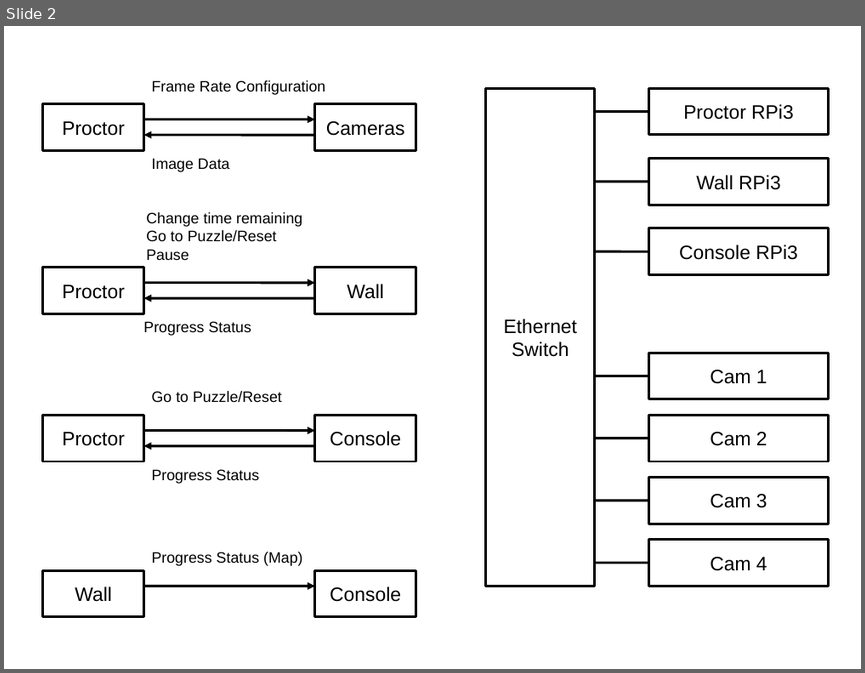
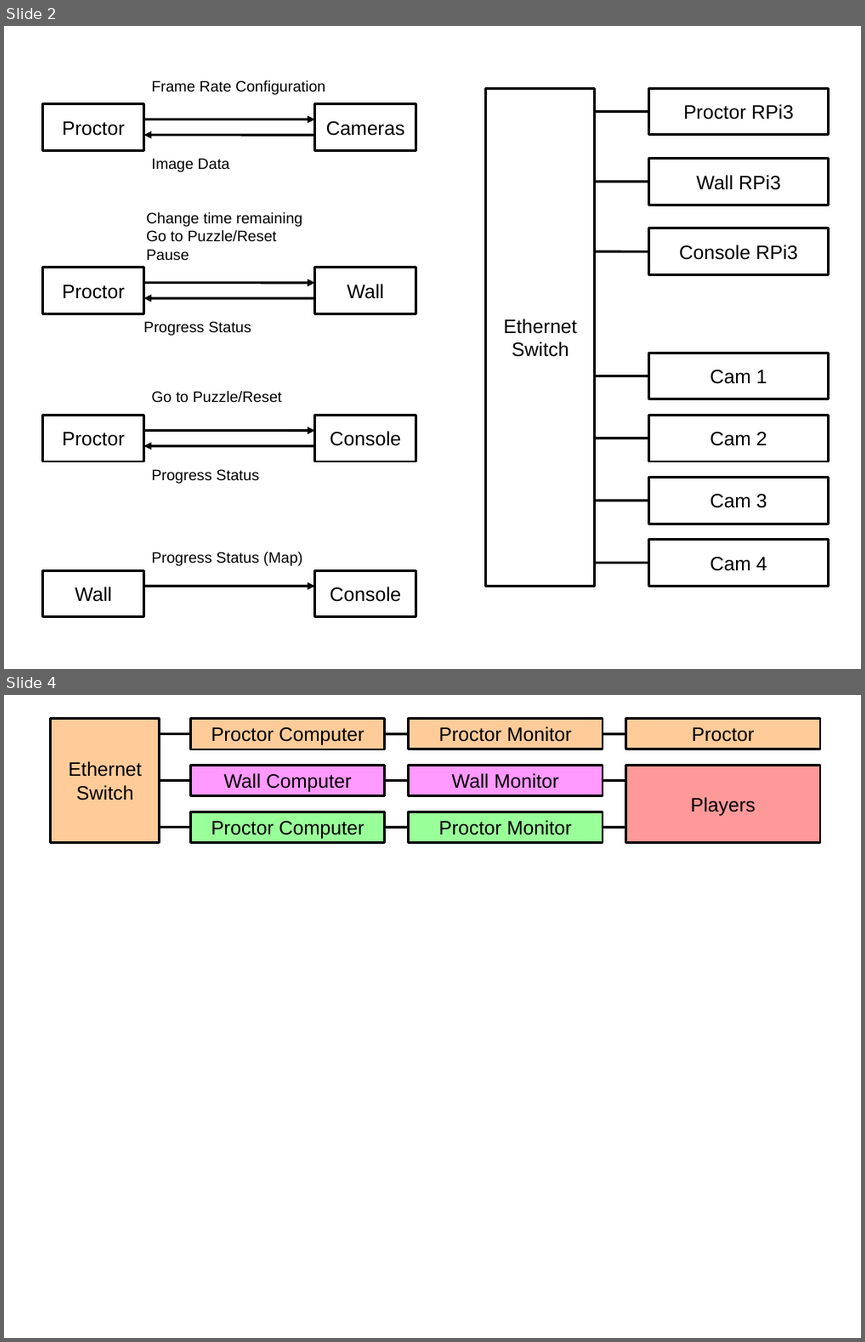
Before and after one commit to scottalmond/EscapeRoom, a slide deck: resources/IMPLEMENTATION.odp. Shown one above the other, each under a label of ours: slide 2 before the commit, slides 2 and 4 after it; the slides between them are not shown. The pictures are 865x673 and 865x1342 pixels, drawn with LibreOffice and Linux fonts; fonts in the diff are those of the drawing. Boxes give left, top, right and bottom in pixels: in the first picture for what was removed or moved away, otherwise in the second. Text is boxed around its words. In the diff, an @@ line names an element or a change of style, - is before the commit and + after.

```diff
--- a/resources/IMPLEMENTATION.odp
+++ b/resources/IMPLEMENTATION.odp
@@ slide 4 added at [4,695,861,1338], background #FFFFFF @@
@@ rectangle added at [51,718,160,843], fill #FFCC99, outline #000000 2.3 pt, 18 pt, text #000000 @@
+Ethernet
+Switch
@@ rectangle added at [191,718,385,749], fill #FFCC99, outline #000000 2.3 pt, 18 pt, text #000000 @@
+Proctor Computer
@@ rectangle added at [409,718,602,749], fill #FFCC99, outline #000000 2.3 pt, 18 pt, text #000000 @@
+Proctor Monitor
@@ rectangle added at [626,718,820,749], fill #FFCC99, outline #000000 2.3 pt, 18 pt, text #000000 @@
+Proctor
@@ line added from (144, 734) to (649, 734), #000000 2.3 pt @@
@@ rectangle added at [191,765,385,796], fill #FF99FF, outline #000000 2.3 pt, 18 pt, text #000000 @@
+Wall Computer
@@ rectangle added at [409,765,602,796], fill #FF99FF, outline #000000 2.3 pt, 18 pt, text #000000 @@
+Wall Monitor
@@ rectangle added at [626,765,820,843], fill #FF9999, outline #000000 2.3 pt, 18 pt, text #000000 @@
+Players
@@ line added from (152, 781) to (657, 781), #000000 2.3 pt @@
@@ rectangle added at [191,811,385,843], fill #99FF99, outline #000000 2.3 pt, 18 pt, text #000000 @@
+Proctor Computer
@@ rectangle added at [409,811,602,843], fill #99FF99, outline #000000 2.3 pt, 18 pt, text #000000 @@
+Proctor Monitor
@@ line added from (152, 827) to (657, 827), #000000 2.3 pt @@
```
Also in this commit, not shown: 2 slides changed, 5 other files.
